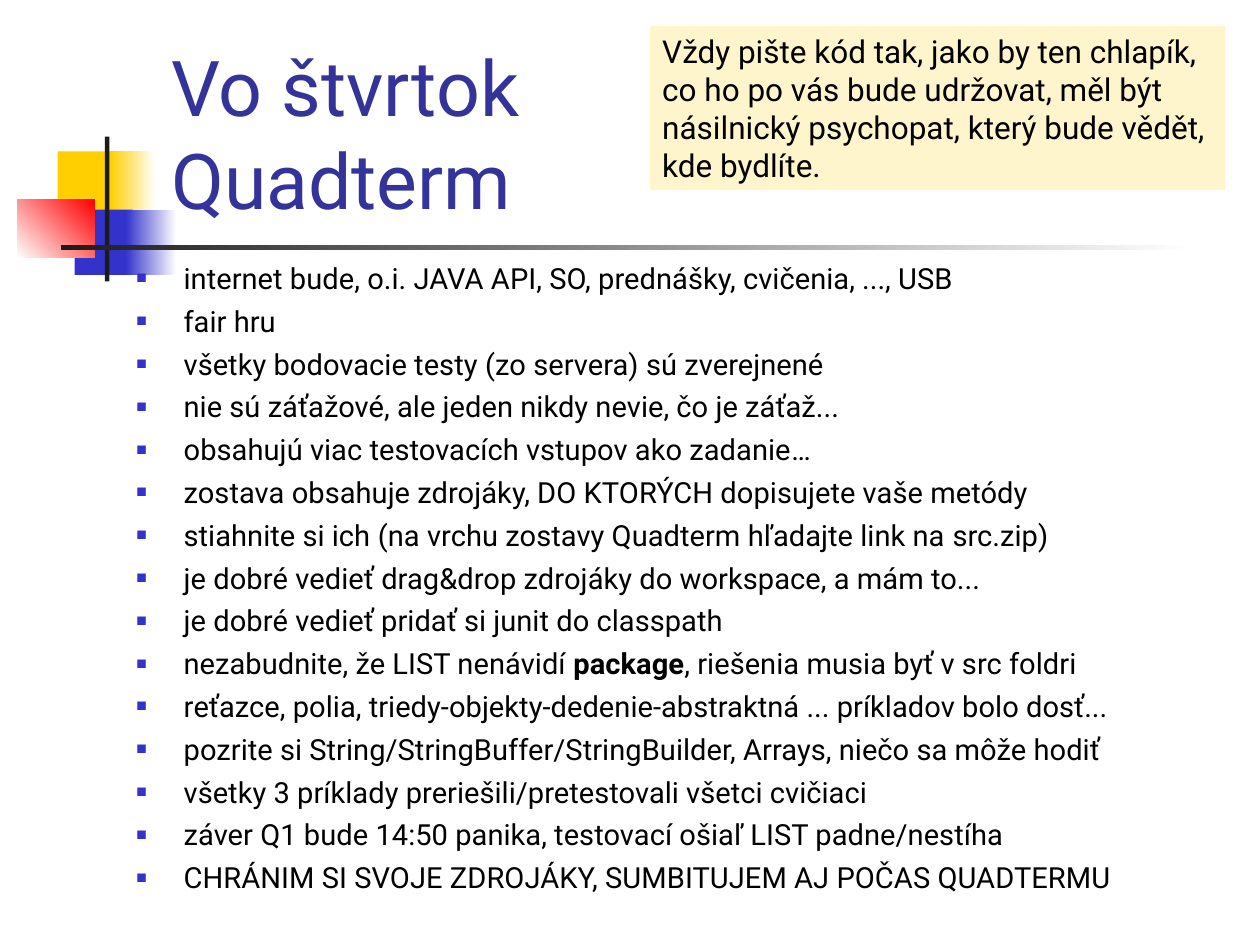
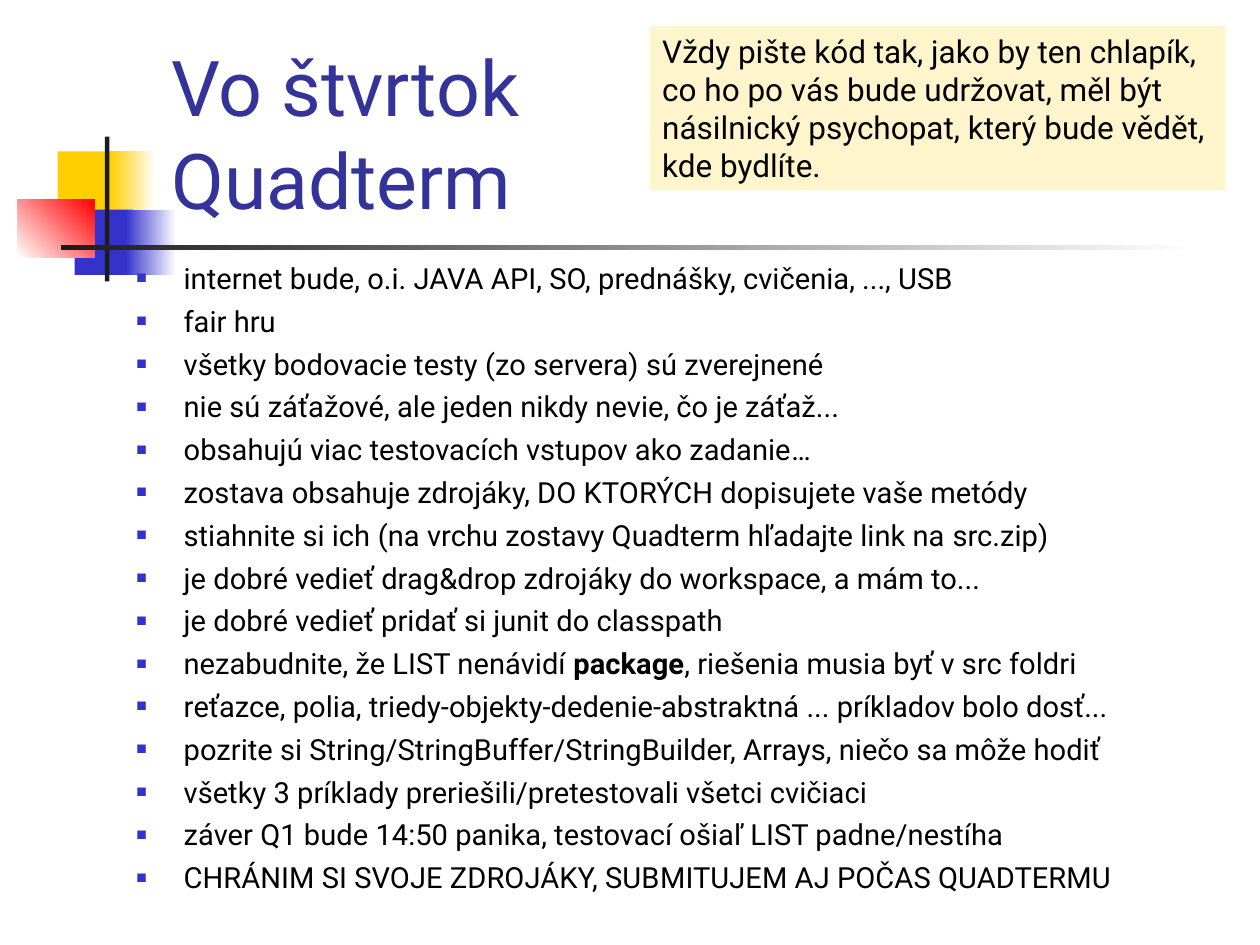
Before and after one commit to Programovanie4/Prednasky, a slide deck: slide 1 of 06/06_java.ppt. Drawn at 1260x945 pixels with LibreOffice and Linux fonts; fonts in the diff are those of the drawing. Boxes give left, top, right and bottom in pixels: in the first picture for what was removed or moved away, otherwise in the second. Text is boxed around its words. In the diff, an @@ line names an element or a change of style, - is before the commit and + after.

```diff
--- a/06/06_java.ppt
+++ b/06/06_java.ppt
@@ text at box(184, 861, 1111, 892): text changed @@
-■ CHRÁNIM SI SVOJE ZDROJÁKY, SUMBITUJEM AJ POČAS QUADTERMU
+■ CHRÁNIM SI SVOJE ZDROJÁKY, SUBMITUJEM AJ POČAS QUADTERMU
```
Also in this commit, not shown: 2 other slides changed, 1 slide added, 4 other files.
